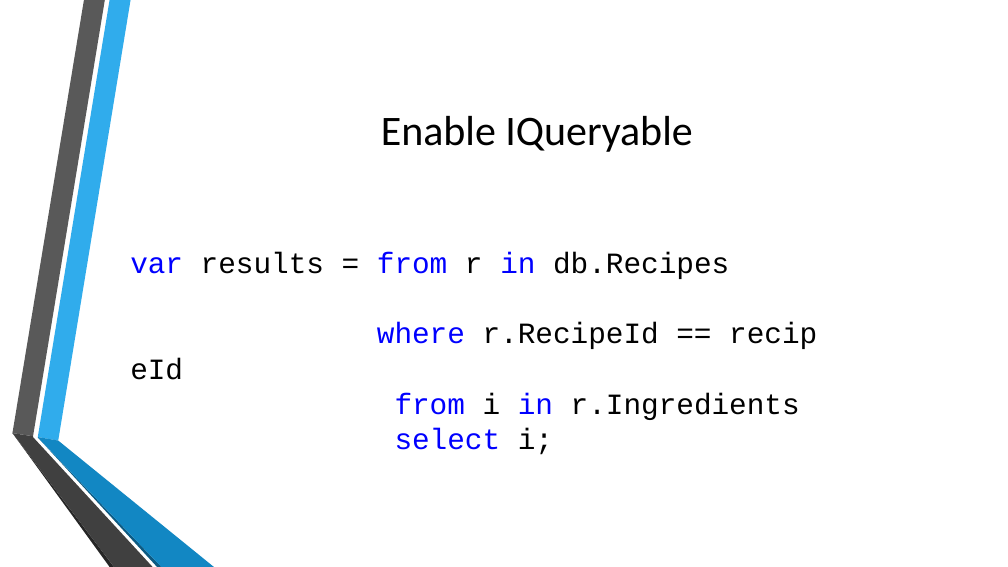
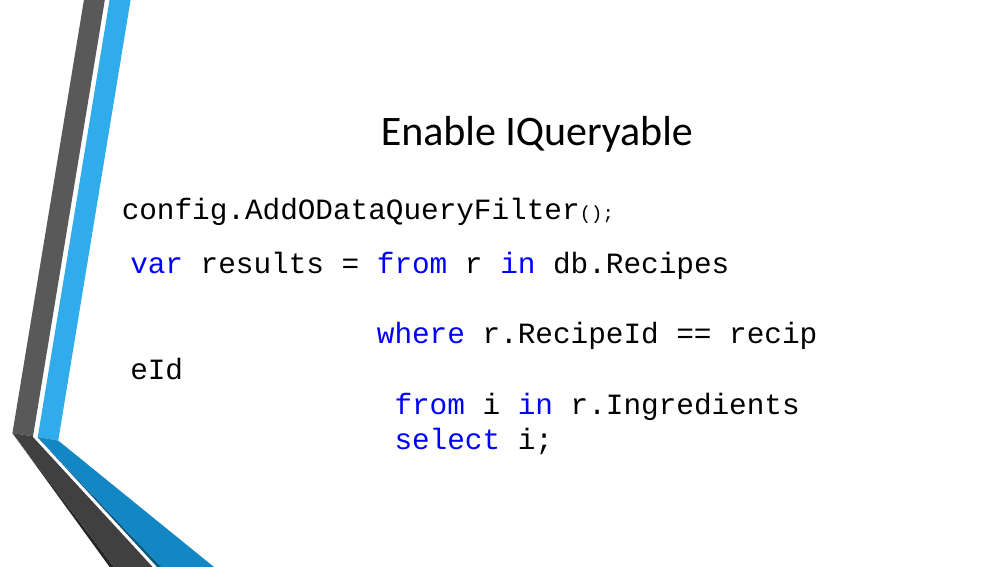
Before and after one commit to jwooley/RecipeWebApi, a slide deck: slide 7 of WebAPI and Data.pptx (slide 8 before the commit). Drawn at 1008x567 pixels with LibreOffice and Linux fonts; fonts in the diff are those of the drawing; background and template pictures are left out. Boxes give left, top, right and bottom in pixels: in the first picture for what was removed or moved away, otherwise in the second. Text is boxed around its words. In the diff, an @@ line names an element or a change of style, - is before the commit and + after.

```diff
--- a/WebAPI and Data.pptx
+++ b/WebAPI and Data.pptx
@@ text added at (122,198,580,225), 28 pt, text #000000 @@
+config.AddODataQueryFilter();
```
Also in this commit, not shown: 2 other slides changed, 1 slide added, 2 slides removed, 1 other file.
